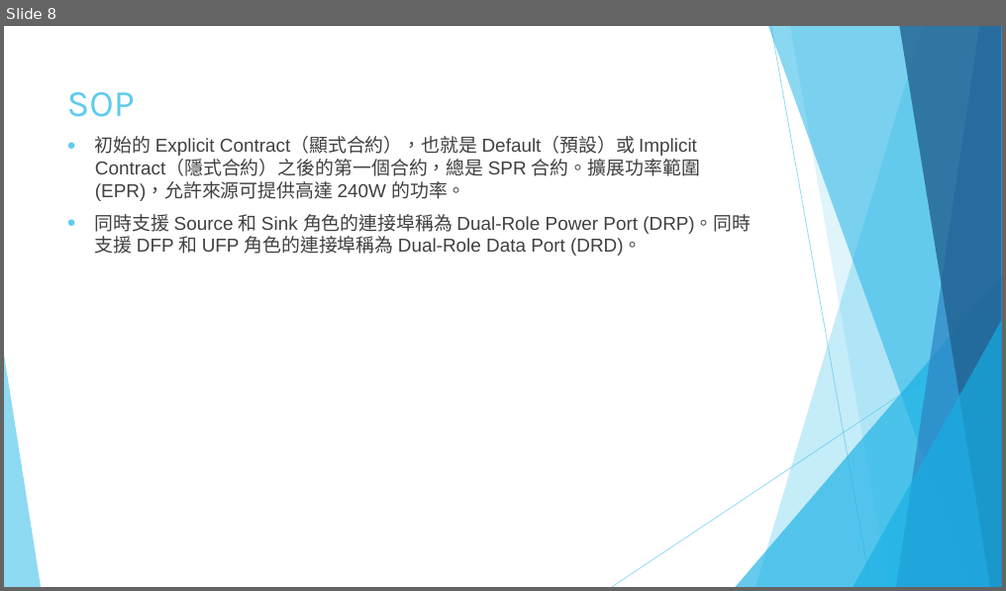
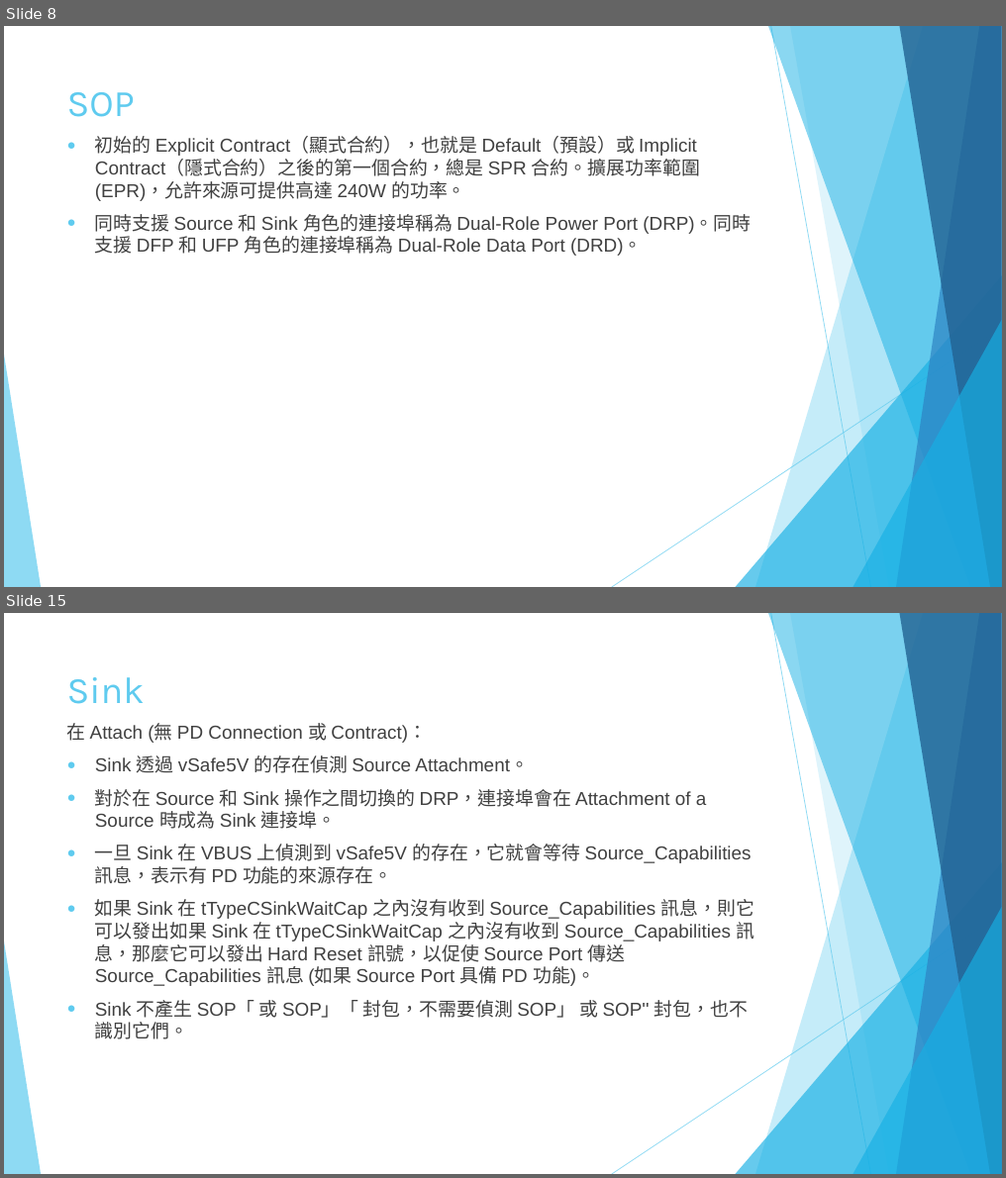
Before and after one commit to victorchan0617/CY4541, a slide deck: USB PD協議.pptx. Shown one above the other, each under a label of ours: slide 8 before the commit, slides 8 and 15 after it; the slides between them are not shown. The pictures are 1006x591 and 1006x1178 pixels, drawn with LibreOffice and Linux fonts; fonts in the diff are those of the drawing. Boxes give left, top, right and bottom in pixels: in the first picture for what was removed or moved away, otherwise in the second. Text is boxed around its words. In the diff, an @@ line names an element or a change of style, - is before the commit and + after.

```diff
--- a/USB PD協議.pptx
+++ b/USB PD協議.pptx
@@ slide 15 added at (4,613,1002,1174), background #FFFFFF; not listed: 10 template elements that a slide beside it also shows @@
@@ title added at (67,677,145,704), 36 pt, text #5FCBEF @@
+Sink
@@ text added at (67,723,754,1040), 18 pt, text #404040 @@
+在 Attach (無 PD Connection 或 Contract)：
+● Sink 透過 vSafe5V 的存在偵測 Source Attachment。
+● 對於在 Source 和 Sink 操作之間切換的 DRP，連接埠會在 Attachment of a Source 時成為 Sink 連接埠。
+● 一旦 Sink 在 VBUS 上偵測到 vSafe5V 的存在，它就會等待 Source_Capabilities 訊息，表示有 PD 功能的來源存在。
+● 如果 Sink 在 tTypeCSinkWaitCap 之內沒有收到 Source_Capabilities 訊息，則它可以發出如果 Sink 在 tTypeCSinkWaitCap 之內沒有收到 Source_Capabilities 訊息，那麼它可以發出 Hard Reset 訊號，以促使 Source Port 傳送 Source_Capabilities 訊息 (如果 Source Port 具備 PD 功能)。
+● Sink 不產生 SOP「 或 SOP」「 封包，不需要偵測 SOP」 或 SOP'' 封包，也不識別它們。
```
Also in this commit, not shown: 1 slide changed, 48 other slides added.
